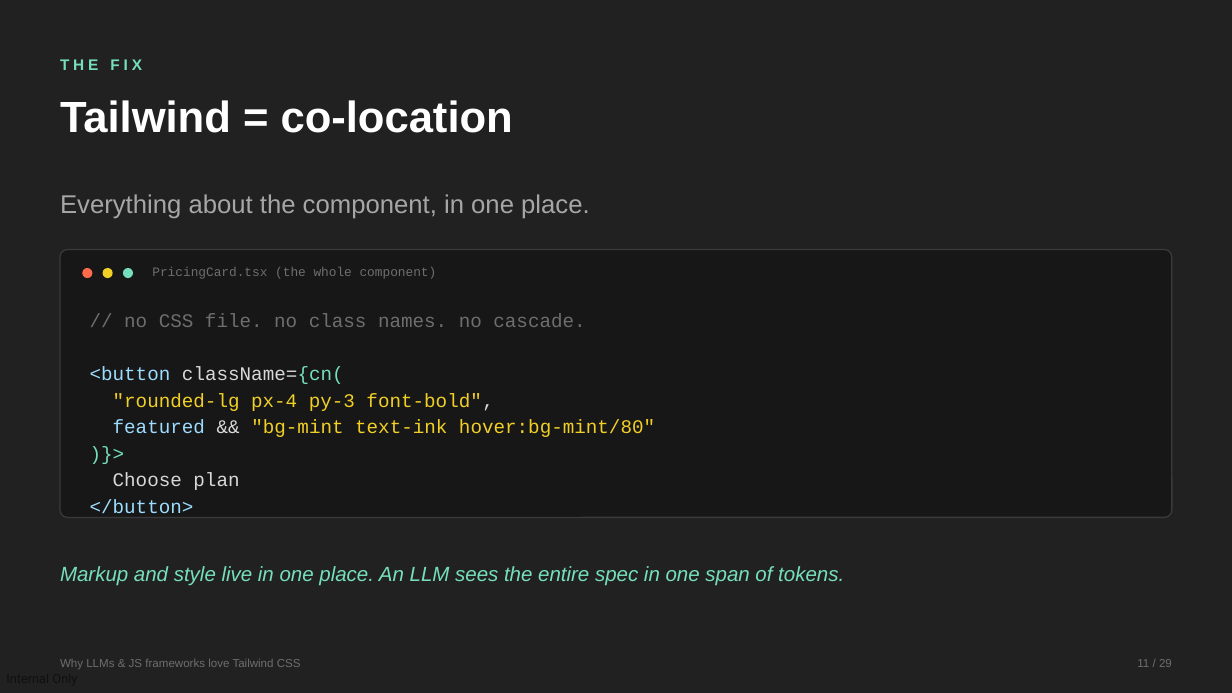
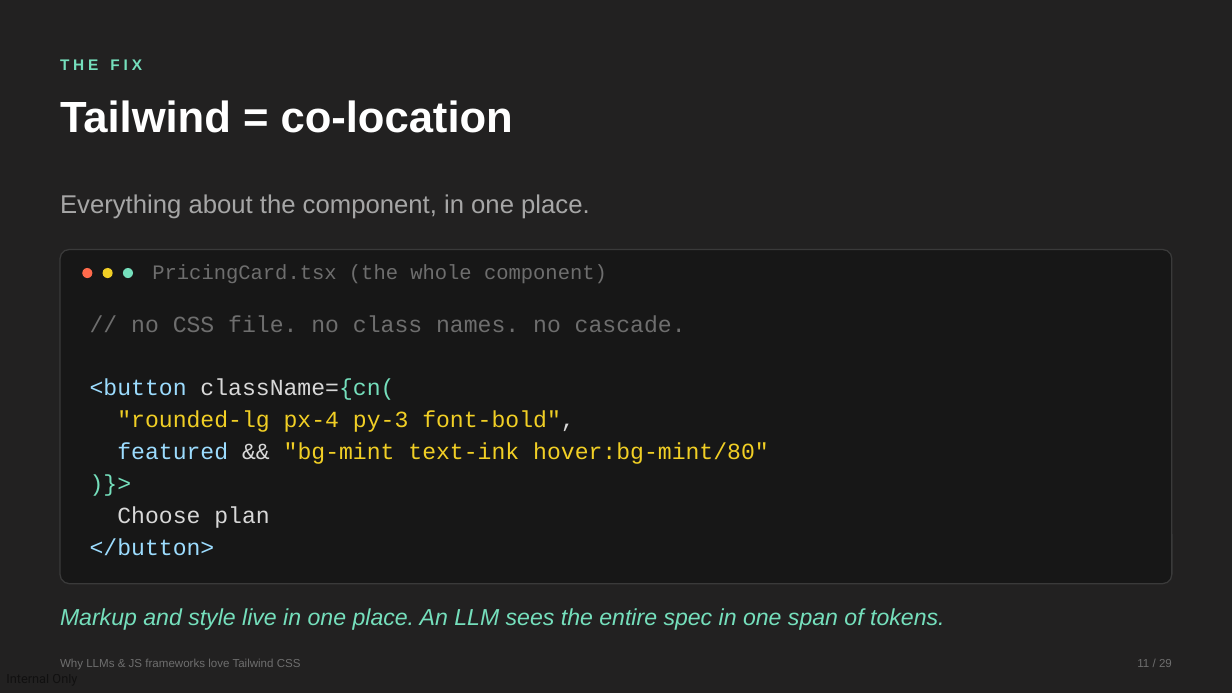
Before and after one commit to devlinduldulao/llm-loves-tailwind-and-js, a slide deck: slide 11 of why-llms-love-tailwind.pptx. Drawn at 1232x693 pixels with LibreOffice and Linux fonts; fonts in the diff are those of the drawing. Boxes give left, top, right and bottom in pixels: in the first picture for what was removed or moved away, otherwise in the second. Text is boxed around its words. In the diff, an @@ line names an element or a change of style, - is before the commit and + after.

```diff
--- a/why-llms-love-tailwind.pptx
+++ b/why-llms-love-tailwind.pptx
@@ rounded rectangle: place and size @@
-rounded rectangle at bbox=[60, 250, 1172, 518]
+rounded rectangle at bbox=[60, 250, 1172, 584]
@@ text "PricingCard.tsx (the whole component)" at bbox=[152, 265, 607, 283]: size 10 to 16 pt @@
@@ text "// no CSS file. no ..." at bbox=[90, 315, 769, 556]: size 15 to 18 pt @@
@@ text "Markup and style live in ...": place and size @@
-text "Markup and style live in ..." at bbox=[60, 566, 844, 586]
+text "Markup and style live in ..." at bbox=[60, 608, 944, 630]
@@ text "Markup and style live in ..." at bbox=[60, 608, 944, 630]: size 16 to 18 pt @@
```
Also in this commit, not shown: 22 other slides changed, 1 slide added, 1 other file.
